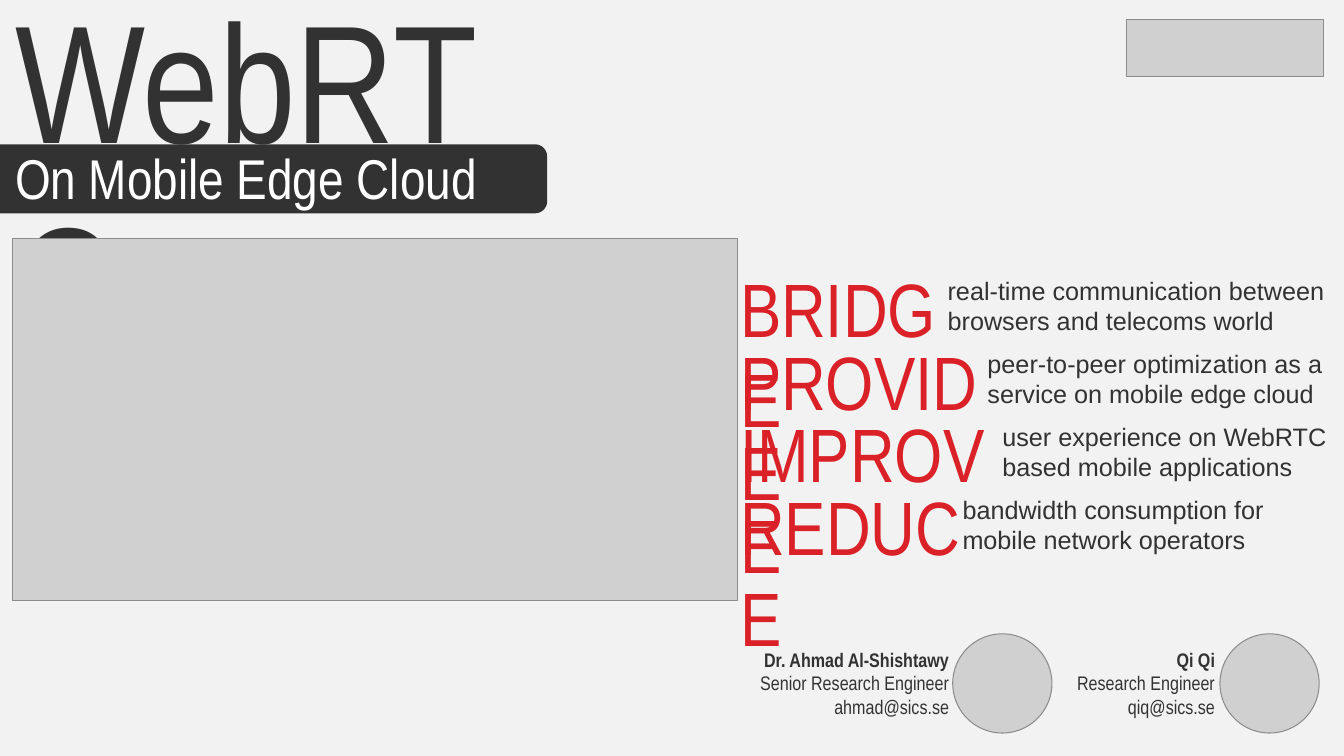
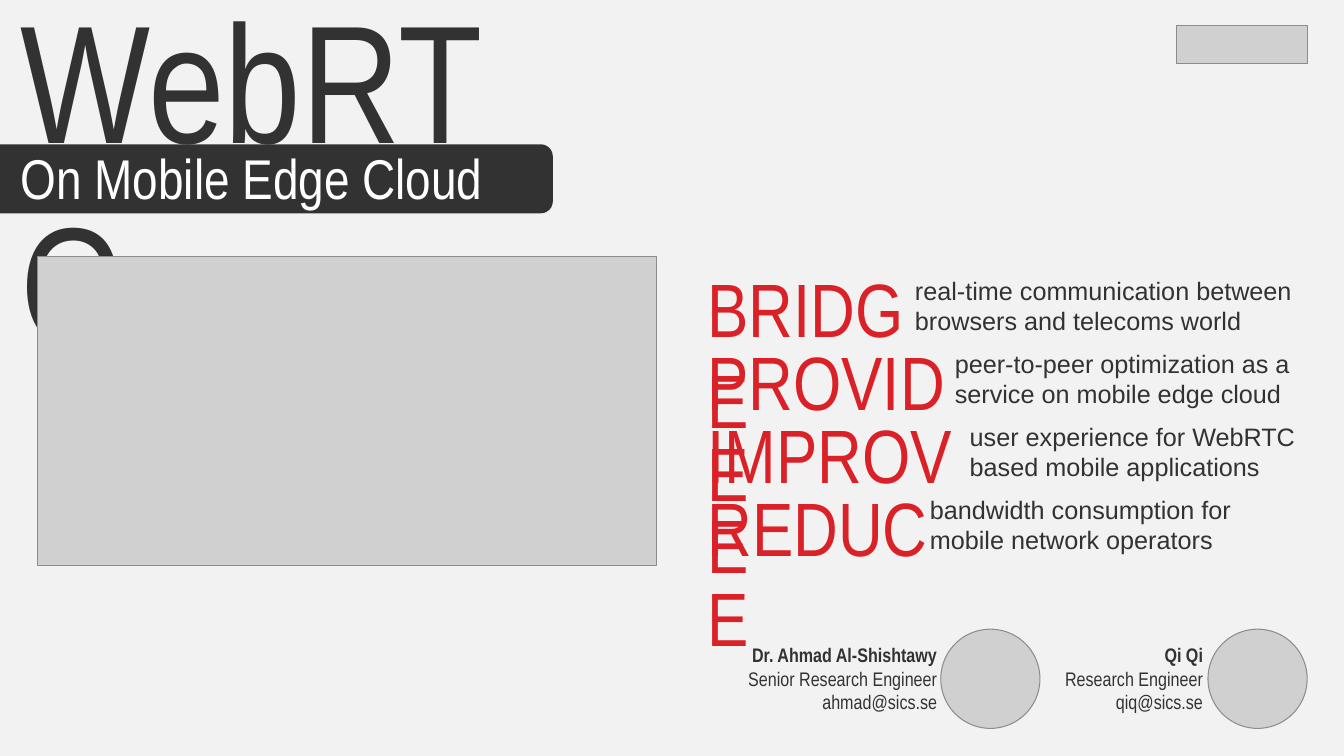
Before and after one commit to qi-qi/webrtc, a slide deck: slide 1 of WebRTC_2min_Horizontal.pptx. Drawn at 1344x756 pixels with LibreOffice and Linux fonts; fonts in the diff are those of the drawing; grey boxes stand for pictures. Boxes give left, top, right and bottom in pixels: in the first picture for what was removed or moved away, otherwise in the second. Text is boxed around its words. In the diff, an @@ line names an element or a change of style, - is before the commit and + after.

```diff
--- a/WebRTC_2min_Horizontal.pptx
+++ b/WebRTC_2min_Horizontal.pptx
@@ picture: place and size @@
-picture at bbox=[1127, 19, 1324, 77]
+picture at bbox=[1177, 26, 1308, 65]
@@ 2 texts, 1 rounded rectangle: place and size @@
-2 texts, 1 rounded rectangle at bbox=[0, 0, 546, 213]
+2 texts, 1 rounded rectangle at bbox=[0, 0, 553, 213]
@@ picture: place and size @@
-picture at bbox=[12, 239, 737, 601]
+picture at bbox=[37, 257, 656, 566]
@@ 3 texts: place and size @@
-3 texts at bbox=[948, 281, 1327, 482]
+3 texts at bbox=[915, 281, 1295, 482]
@@ text at bbox=[970, 427, 1295, 452]: text changed @@
-user experience on WebRTC
+user experience for WebRTC
@@ 5 texts: place and size @@
-5 texts at bbox=[730, 257, 1263, 577]
+5 texts at bbox=[698, 257, 1230, 578]
@@ 2 pictures, 2 texts: place and size @@
-2 pictures, 2 texts at bbox=[760, 634, 1319, 733]
+2 pictures, 2 texts at bbox=[748, 629, 1307, 728]
```
Also in this commit, not shown: 1 other file.
